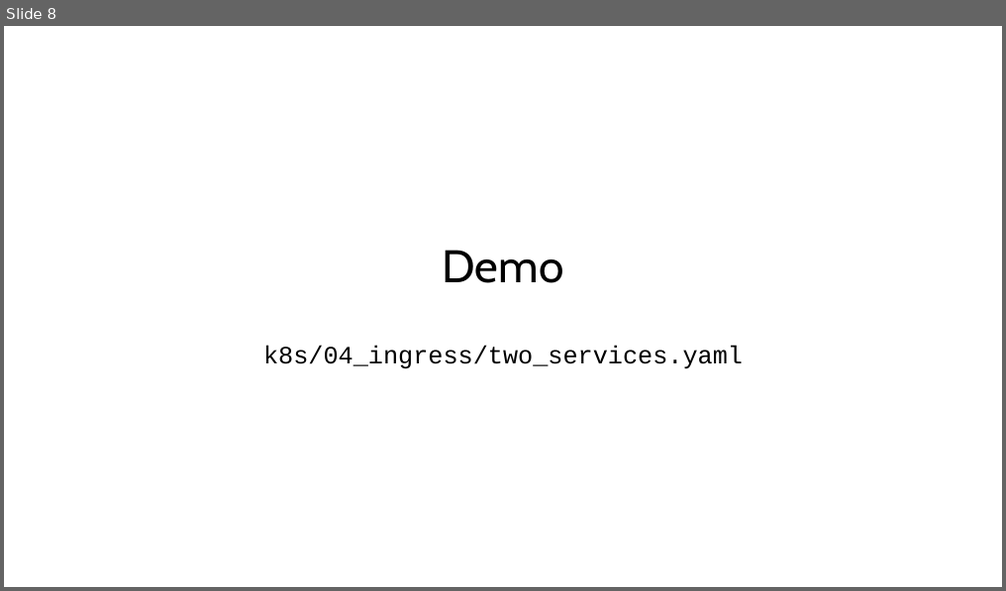
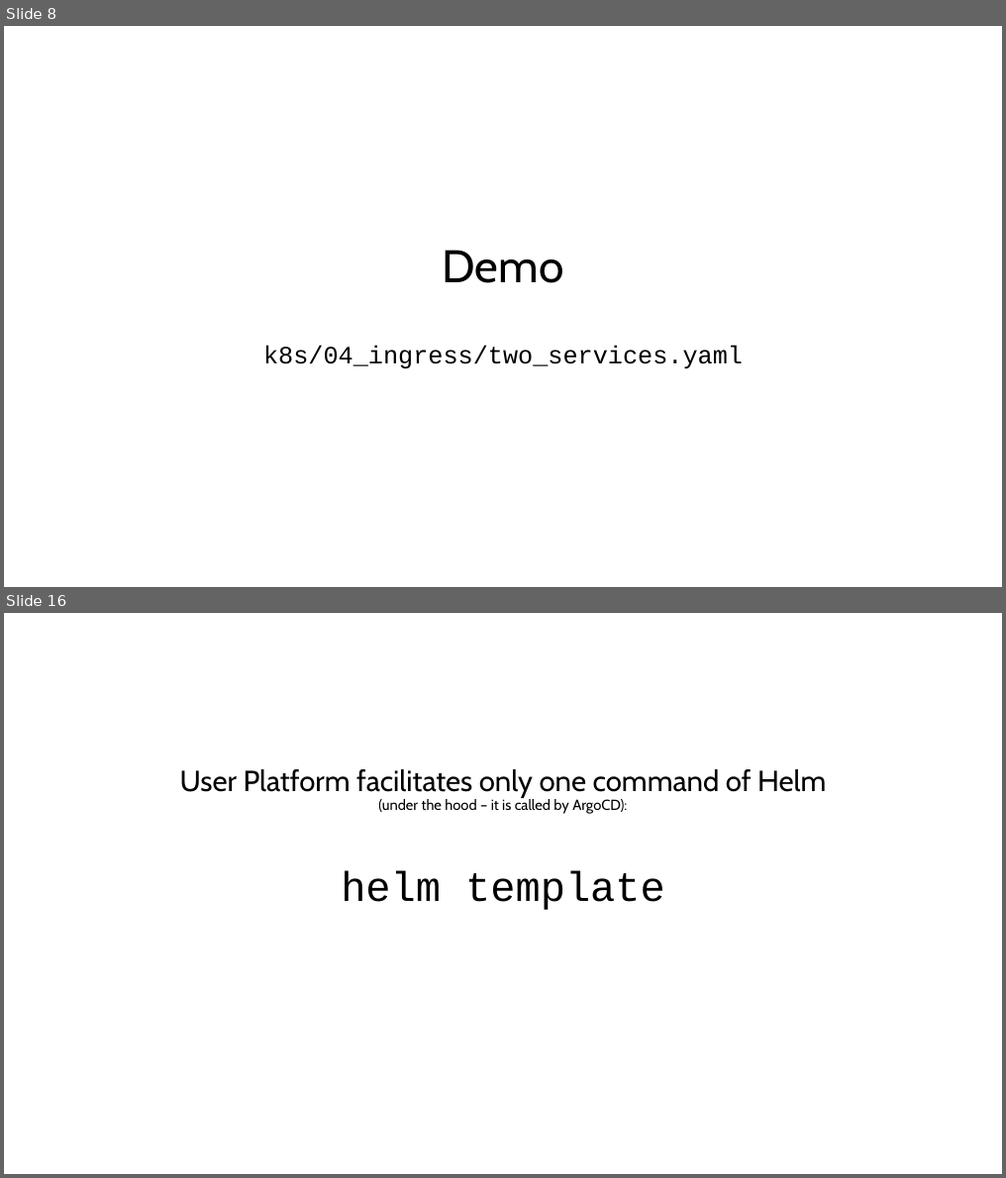
Before and after one commit to witmichal/spring-boot-k8s, a slide deck: kubernetes_vol2.pptx. Shown one above the other, each under a label of ours: slide 8 before the commit, slides 8 and 16 after it; the slides between them are not shown. The pictures are 1006x591 and 1006x1178 pixels, drawn with LibreOffice and Linux fonts; fonts in the diff are those of the drawing. Boxes give left, top, right and bottom in pixels: in the first picture for what was removed or moved away, otherwise in the second. Text is boxed around its words. In the diff, an @@ line names an element or a change of style, - is before the commit and + after.

```diff
--- a/kubernetes_vol2.pptx
+++ b/kubernetes_vol2.pptx
@@ slide 16 added at [4,613,1002,1174], background #FFFFFF @@
@@ text added at [180,769,826,910], 28 pt, text #000000 @@
+User Platform facilitates only one command of Helm
+(under the hood – it is called by ArgoCD):
+helm template
```
Also in this commit, not shown: 4 slides changed, 15 other slides added, 6 slides removed, 5 other files.
